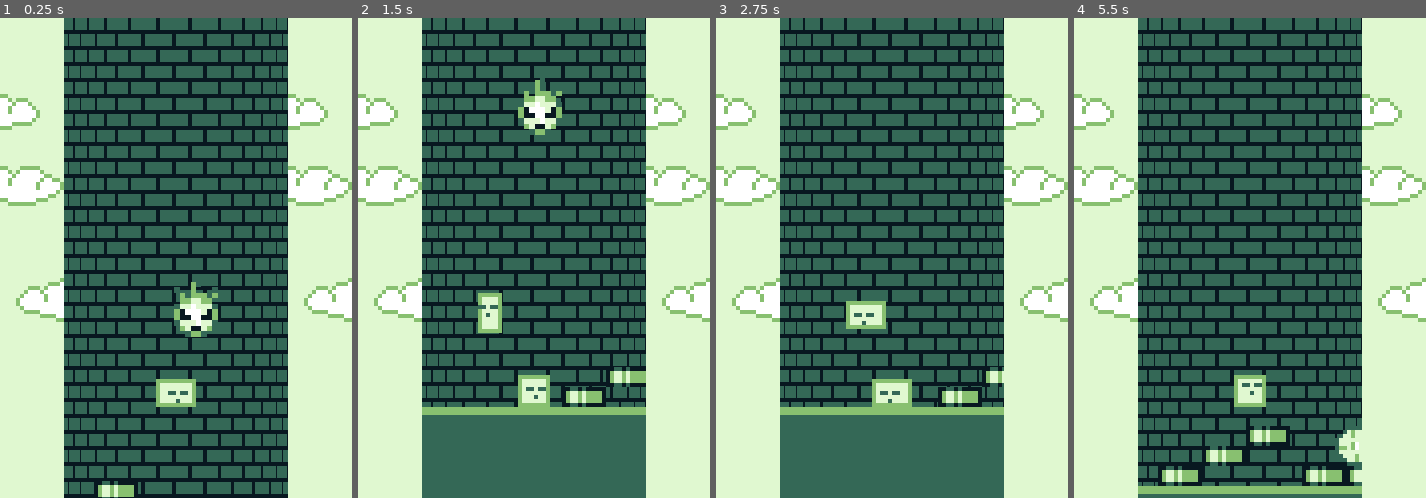
Above: before the commit, frames 1-4 (left to right).
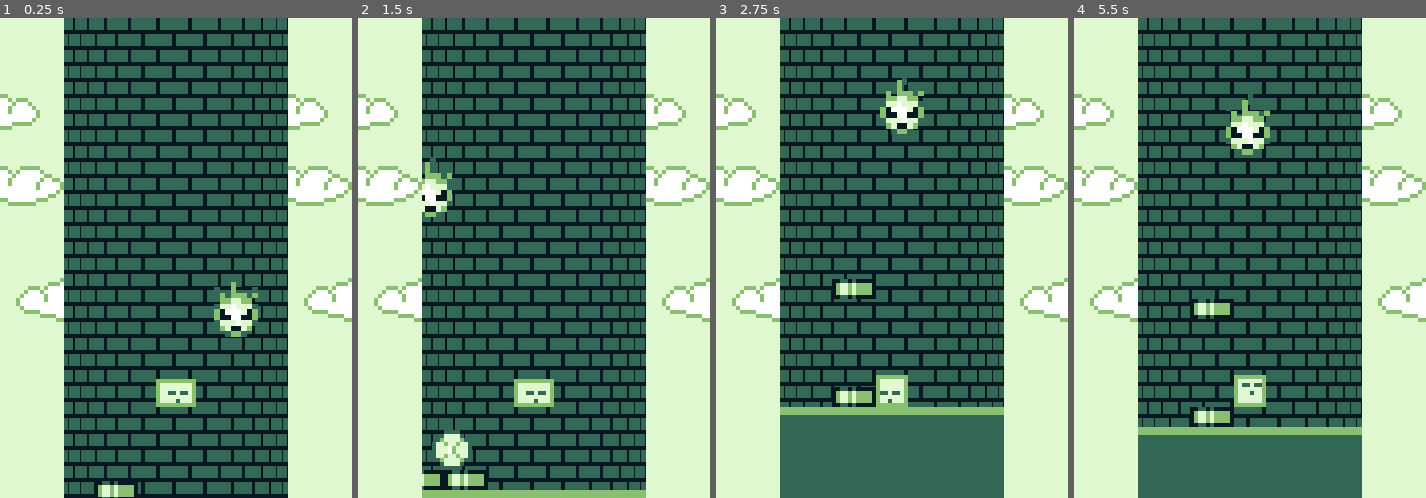
Above: after the commit, the same moments.

Repository: u1995362/pract4
Game: Godot game, scene res://scenes/main.tscn
The game is run twice, just before and just after one commit, with the same random seed, the same clock (stepped at 60 frames per second) and the same inputs.
Inputs:
- Up to frame 1 (0.25 s): no input
- Up to frame 2 (1.5 s): hold Right (ui_right) from 0.53 s (still down); tap E (split) at 0.6, 1.35 s; tap Space (jump) at 0.77 s
- Up to frame 3 (2.75 s): tap Space (jump) at 1.52 s; release Right (ui_right) at 2.03 s; hold Left (ui_left) from 2.03 s (still down); tap E (split) at 2.1 s
- Up to frame 4 (5.5 s): release Left (ui_left) at 2.78 s; hold Right (ui_right) 2.78-4.28 s; tap E (split) every 0.75 s from 2.85 to 5.1 s; tap Space (jump) at 3.02, 3.77, 4.52 s; hold Left (ui_left) 4.28-5.03 s; hold Right (ui_right) from 5.03 s (still down)

The runs differ from the first frame. In frame 1, 1.7% of the frame differs, in the area x 49-74%, y 55-67%; in frame 2, 9.5%, in the area x 18-82%, y 12-100%; in frame 3, 3.3%; in frame 4, 7.4%.

Commit message:
Moviment Flame Arrrglat
Moviment de l'enemic Flame segueix perfectament l'escenari

Diff:
--- a/assets/flame.gd
+++ b/assets/flame.gd
@@ -1,15 +1,15 @@
 extends CharacterBody2D
 
-var speed := 20.0
+var speed := 60.0
 var direction := 1
+const WIDTH_LOOP := 56 * 3
 
 func _physics_process(delta: float) -> void:
-	#if dreta:
-	#	direction = 1
-	#	$AnimatedSprite2D.play("walk_right")
-	#elif esquerra:
-	#	direction = -1
-	#	$AnimatedSprite2D.play("walk_left")
-
 	velocity = Vector2(direction * speed, 0)
 	move_and_slide()
+
+	if position.x >= Global.midTowerPosition.x + WIDTH_LOOP / 2:
+		position.x -= WIDTH_LOOP
+
+	if position.x <= Global.midTowerPosition.x - WIDTH_LOOP / 2:
+		position.x += WIDTH_LOOP
--- a/project.godot
+++ b/project.godot
@@ -14,6 +14,10 @@
 run/main_scene="res://scenes/main.tscn"
 config/features=PackedStringArray("4.3", "GL Compatibility")
 config/icon="uid://c8o14nly6t0je"
+
+[autoload]
+
+Global="*res://scripts/resources/global.gd"
 
 [display]
 
--- /dev/null
+++ b/scripts/resources/global.gd
@@ -0,0 +1,3 @@
+extends Node
+
+var midTowerPosition := Vector2(0, 0)
--- a/scripts/slime.gd
+++ b/scripts/slime.gd
@@ -4,7 +4,7 @@
 @onready var animation_state=  animation_tree.get("parameters/playback")
 @export var slime_scene: PackedScene
 
-const SPEED : float = 30.0
+const SPEED : float = 130.0
 const JUMP_DISTANCE : float = 3 * 8
 const JUMP_TIME : float = 0.5
 const JUMP_SPEED : float = ( -2 * JUMP_DISTANCE ) / ( JUMP_TIME )
--- a/scripts/tower.gd
+++ b/scripts/tower.gd
@@ -1,6 +1,6 @@
 extends Node2D
 
-const TOWER_WIDTH := 56  # Ajusta este valor al ancho real de tu torre (en píxeles)
+const TOWER_WIDTH := 56
 
 @onready var Player := $"../slime"
 @onready var Torre1 := $Torre1
@@ -13,7 +13,6 @@
 var Right
 
 func _ready() -> void:
-	# Posiciona las torres al inicio
 	Left = Torre1
 	Mid = Torre2
 	Right = Torre3
@@ -24,39 +23,28 @@
 
 func _process(delta: float) -> void:
 	check_wrap()
-	check_enemy_wrap()
 
 func check_wrap() -> void:
 	var px = Player.global_position.x
 
-	# Si el jugador pasa el borde derecho del Mid
 	if px > Mid.position.x + TOWER_WIDTH / 2:
-		# Mover la torre Left a la derecha de Right
 		Left.position.x = Right.position.x + TOWER_WIDTH
 		_rotate_right()
 
-	# Si el jugador pasa el borde izquierdo del Mid
 	elif px < Mid.position.x - TOWER_WIDTH / 2:
-		# Mover la torre Right a la izquierda de Left
 		Right.position.x = Left.position.x - TOWER_WIDTH
 		_rotate_left()
-
-func check_enemy_wrap():
-	# Si el enemigo sale por la derecha, reaparece a la izquierda
-	if enemy.global_position.x > TOWER_WIDTH * 1.5:
-		enemy.global_position.x -= TOWER_WIDTH * 3
-	# Si sale por la izquierda, reaparece a la derecha
-	elif enemy.global_position.x < -TOWER_WIDTH * 1.5:
-		enemy.global_position.x += TOWER_WIDTH * 3
 
 func _rotate_right():
 	var temp = Left
 	Left = Mid
 	Mid = Right
 	Right = temp
+	Global.midTowerPosition = Mid.global_position
 
 func _rotate_left():
 	var temp = Right
 	Right = Mid
 	Mid = Left
 	Left = temp
+	Global.midTowerPosition = Mid.global_position
